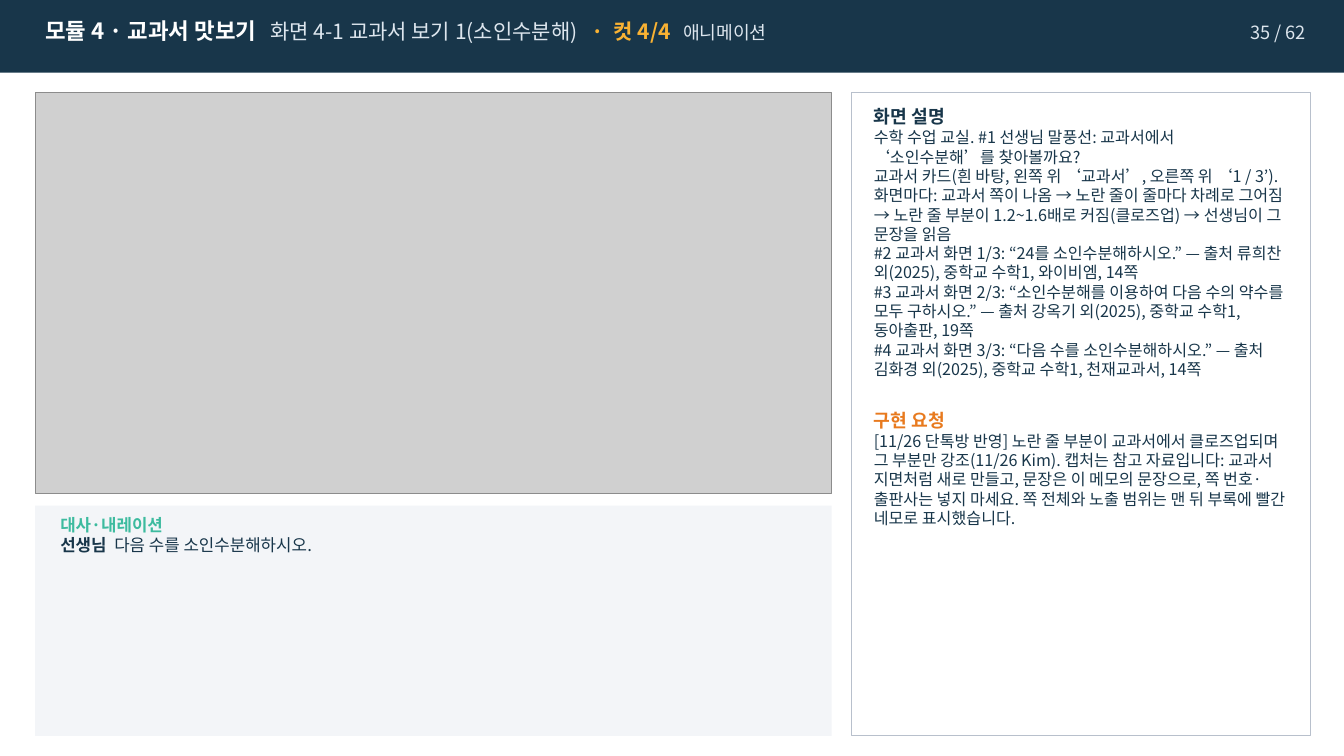
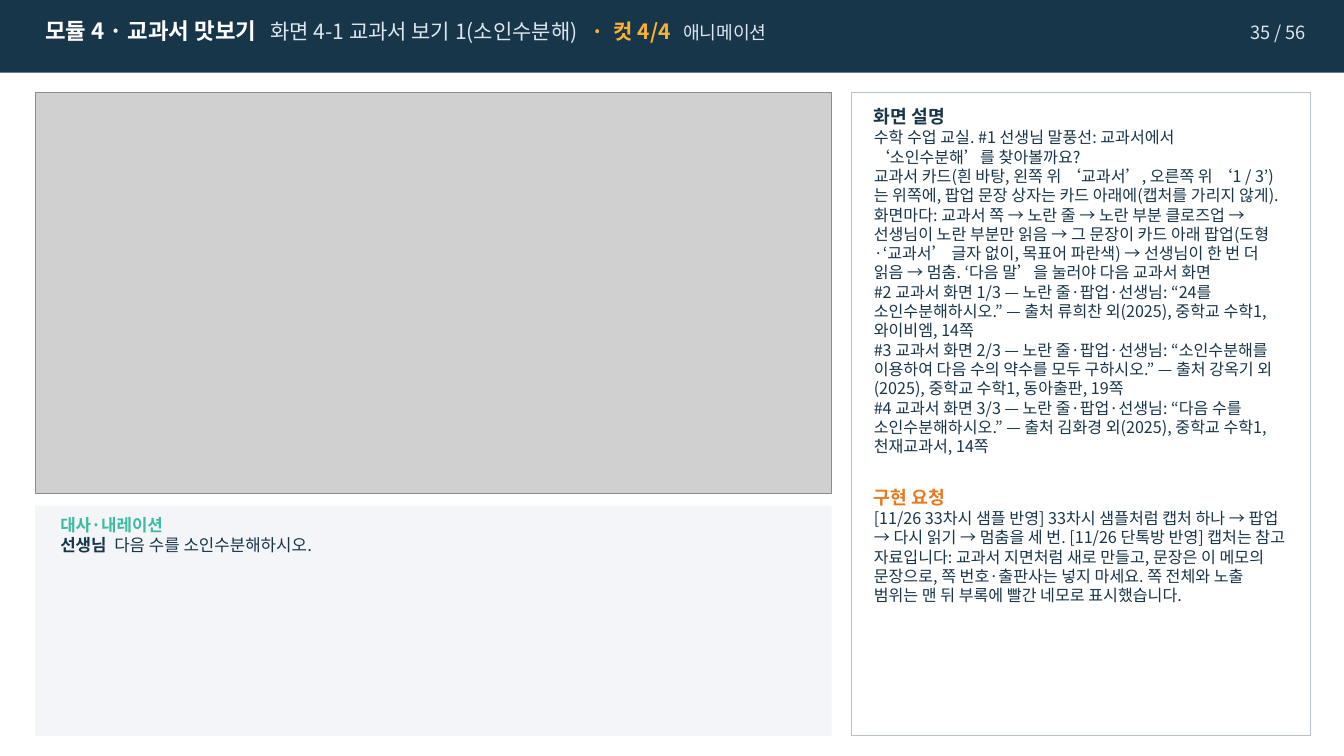
Before and after one commit to j333333766-hub/ksl-math-vocab-kit, a slide deck: slide 35 of 샘플/07차시_소인수분해_조창현_v7-1_스토리보드.pptx. Drawn at 1344x756 pixels with LibreOffice and Linux fonts; fonts in the diff are those of the drawing; grey boxes stand for pictures. Boxes give left, top, right and bottom in pixels: in the first picture for what was removed or moved away, otherwise in the second. Text is boxed around its words. In the diff, an @@ line names an element or a change of style, - is before the commit and + after.

```diff
--- a/샘플/07차시_소인수분해_조창현_v7-1_스토리보드.pptx
+++ b/샘플/07차시_소인수분해_조창현_v7-1_스토리보드.pptx
@@ text at (x1=1250, y1=25, x2=1305, y2=39): text changed @@
-35 / 62
+35 / 56
@@ text at (x1=874, y1=168, x2=1279, y2=455): text changed @@
-교과서 카드(흰 바탕, 왼쪽 위 ‘교과서’, 오른쪽 위 ‘1 / 3’). 화면마다: 교과서 쪽이 나옴 → 노란 줄이 줄마다 차례로 그어짐 → 노란 줄 부분이 1.2~1.6배로 커짐(클로즈업) → 선생님이 그 문장을 읽음
-#2 교과서 화면 1/3: “24를 소인수분해하시오.” — 출처 류희찬 외(2025), 중학교 수학1, 와이비엠, 14쪽
-#3 교과서 화면 2/3: “소인수분해를 이용하여 다음 수의 약수를 모두 구하시오.” — 출처 강옥기 외(2025), 중학교 수학1, 동아출판, 19쪽
-#4 교과서 화면 3/3: “다음 수를 소인수분해하시오.” — 출처 김화경 외(2025), 중학교 수학1, 천재교과서, 14쪽
+교과서 카드(흰 바탕, 왼쪽 위 ‘교과서’, 오른쪽 위 ‘1 / 3’)는 위쪽에, 팝업 문장 상자는 카드 아래에(캡처를 가리지 않게).
+화면마다: 교과서 쪽 → 노란 줄 → 노란 부분 클로즈업 → 선생님이 노란 부분만 읽음 → 그 문장이 카드 아래 팝업(도형·‘교과서’ 글자 없이, 목표어 파란색) → 선생님이 한 번 더 읽음 → 멈춤. ‘다음 말’을 눌러야 다음 교과서 화면
+#2 교과서 화면 1/3 — 노란 줄·팝업·선생님: “24를 소인수분해하시오.” — 출처 류희찬 외(2025), 중학교 수학1, 와이비엠, 14쪽
+#3 교과서 화면 2/3 — 노란 줄·팝업·선생님: “소인수분해를 이용하여 다음 수의 약수를 모두 구하시오.” — 출처 강옥기 외(2025), 중학교 수학1, 동아출판, 19쪽
+#4 교과서 화면 3/3 — 노란 줄·팝업·선생님: “다음 수를 소인수분해하시오.” — 출처 김화경 외(2025), 중학교 수학1, 천재교과서, 14쪽
@@ text at (x1=874, y1=510, x2=1285, y2=603): text changed @@
-[11/26 단톡방 반영] 노란 줄 부분이 교과서에서 클로즈업되며 그 부분만 강조(11/26 Kim). 캡처는 참고 자료입니다: 교과서 지면처럼 새로 만들고, 문장은 이 메모의 문장으로, 쪽 번호·출판사는 넣지 마세요. 쪽 전체와 노출 범위는 맨 뒤 부록에 빨간 네모로 표시했습니다.
+[11/26 33차시 샘플 반영] 33차시 샘플처럼 캡처 하나 → 팝업 → 다시 읽기 → 멈춤을 세 번. [11/26 단톡방 반영] 캡처는 참고 자료입니다: 교과서 지면처럼 새로 만들고, 문장은 이 메모의 문장으로, 쪽 번호·출판사는 넣지 마세요. 쪽 전체와 노출 범위는 맨 뒤 부록에 빨간 네모로 표시했습니다.
```
Also in this commit, not shown: 58 other slides changed, 7 slides removed, 10 other files.
